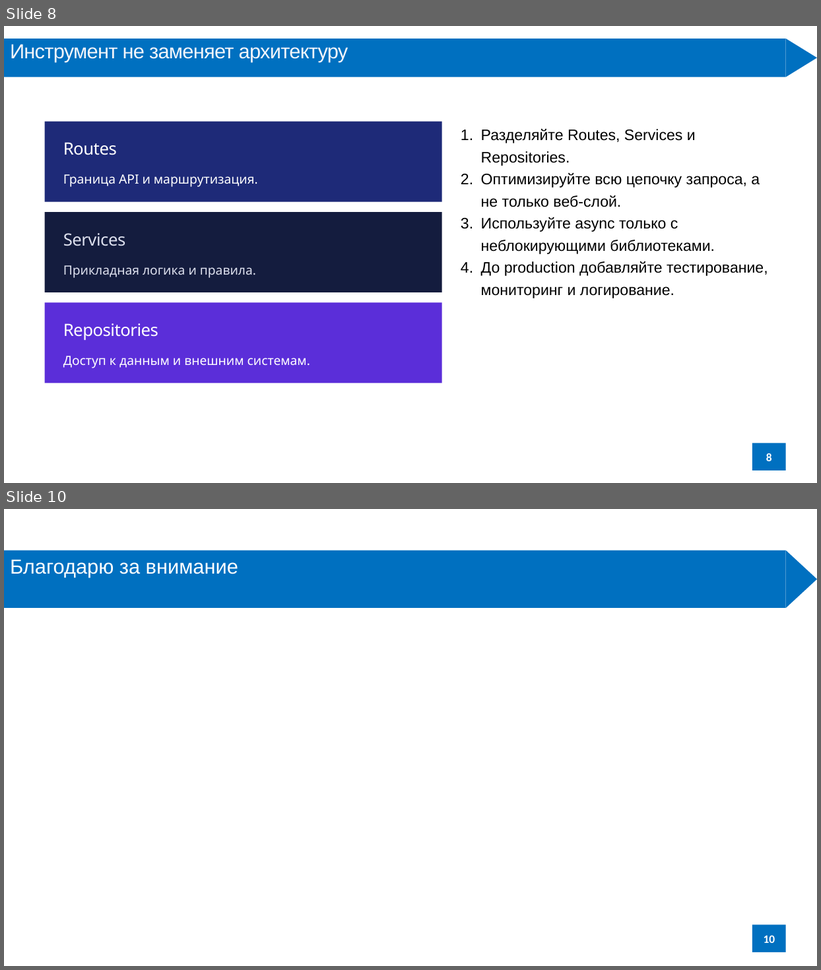
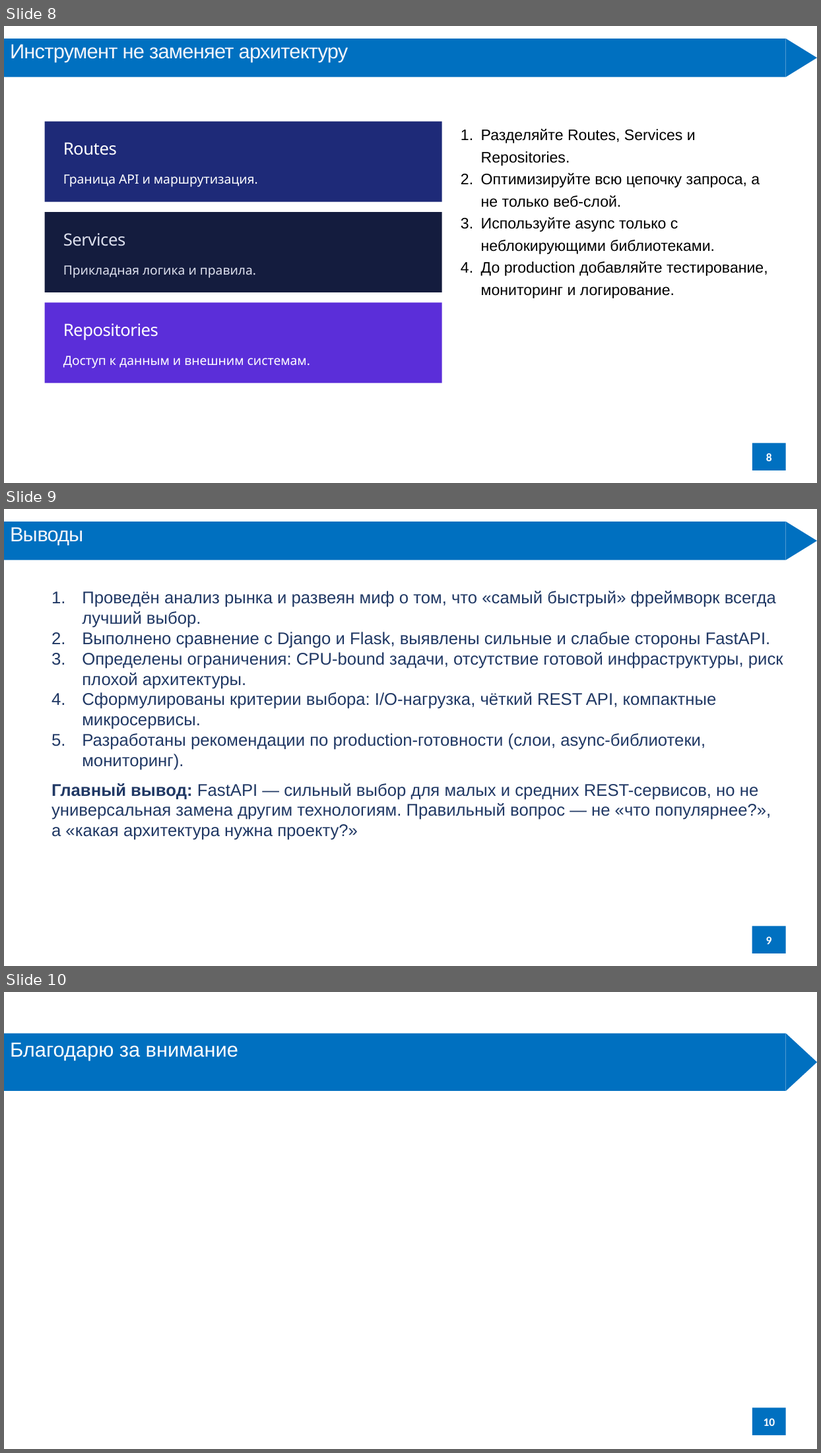
Before and after one commit to Hohrandrey/RTU-MIREA, a slide deck: 7 семестр/Системный анализ и управление организационно-техническими системами в атомной отрасли/доклады/4 доклад/ГОСТ_Хохряков_АЮ_доклад.pptx. Shown one above the other, each under a label of ours: slides 8 and 10 before the commit, slides 8, 9 and 10 after it; the slides between them are not shown. The pictures are 821x970 and 821x1453 pixels, drawn with LibreOffice and Linux fonts; fonts in the diff are those of the drawing. Boxes give left, top, right and bottom in pixels: in the first picture for what was removed or moved away, otherwise in the second. Text is boxed around its words. In the diff, an @@ line names an element or a change of style, - is before the commit and + after.

Commit message:
доклад по сис анализу

```diff
--- a/7 семестр/Системный анализ и управление организационно-техническими системами в атомной отрасли/доклады/4 доклад/ГОСТ_Хохряков_АЮ_доклад.pptx
+++ b/7 семестр/Системный анализ и управление организационно-техническими системами в атомной отрасли/доклады/4 доклад/ГОСТ_Хохряков_АЮ_доклад.pptx
@@ slide 9 added at [4,509,817,966], background #FFFFFF @@
@@ rectangle added at [4,522,786,560], fill #0070C0, 24 pt, text #F4F5FA @@
+Выводы
@@ triangle added at [786,522,817,560], fill #0070C0 @@
@@ text added at [82,591,783,770], 20 pt, text #203864 @@
+1. Проведён анализ рынка и развеян миф о том, что «самый быстрый» фреймворк всегда лучший выбор.
+2. Выполнено сравнение с Django и Flask, выявлены сильные и слабые стороны FastAPI.
+3. Определены ограничения: CPU-bound задачи, отсутствие готовой инфраструктуры, риск плохой архитектуры.
+4. Сформулированы критерии выбора: I/O-нагрузка, чёткий REST API, компактные микросервисы.
+5. Разработаны рекомендации по production-готовности (слои, async-библиотеки, мониторинг).
@@ text added at [52,784,771,840], 20 pt, text #203864 @@
+Главный вывод: FastAPI — сильный выбор для малых и средних REST-сервисов, но не универсальная замена другим технологиям. Правильный вопрос — не «что популярнее?», а «какая архитектура нужна проекту?»
@@ page number added at [752,926,786,954], fill #0070C0, 13.6 pt, text #FFFFFF, bold @@
+9
```
Also in this commit, not shown: 3 slides changed, 1 slide removed, 1 other file.
